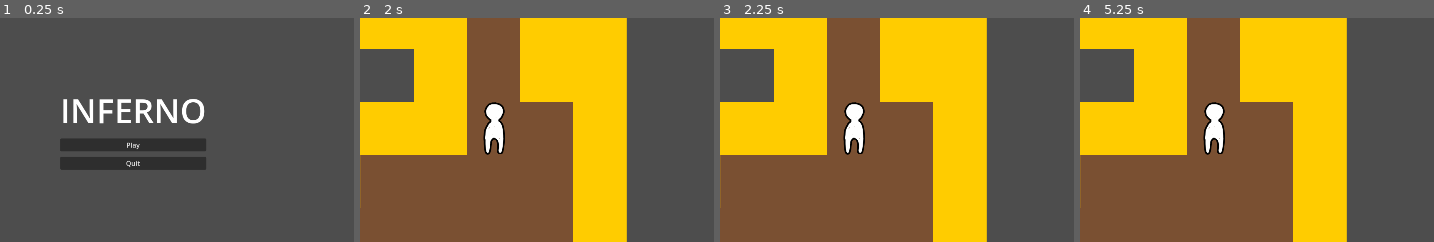
Above: before the commit, frames 1-4 (left to right).
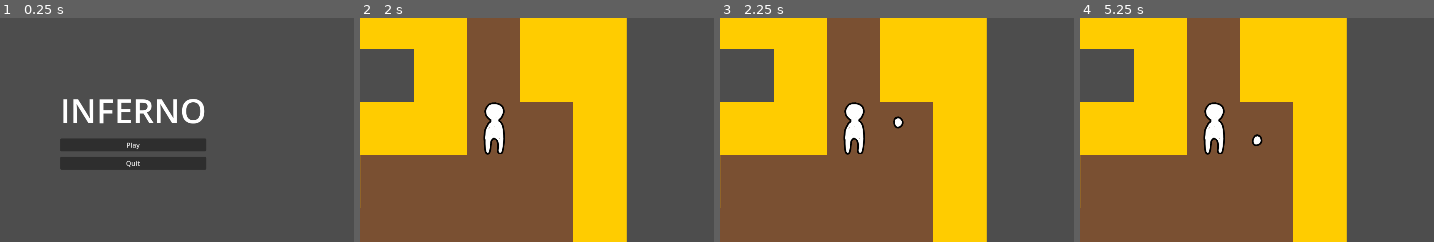
Above: after the commit, the same moments.

Repository: wpuerner/inferno
Game: Godot game, scene res://scenes/main_menu.tscn
The game is run twice, just before and just after one commit, with the same random seed, the same clock (stepped at 60 frames per second) and the same inputs.
Inputs (mouse positions are % of the whole screen's width and height, from its top left):
- Up to frame 1 (0.25 s): no input
- Up to frame 2 (2 s): click "Play" at 0.5 s; click "READY" at 1.25 s
- Up to frame 3 (2.25 s): tap Enter at 2 s; move the mouse to (81, 45) at 2.02 s; press the mouse at (81, 45) at 2.03 s
- Up to frame 4 (5.25 s): tap Space at 2.75, 4.25 s; move the mouse to (34, 55) at 2.77 s; release the mouse at (34, 55) at 2.78 s; click (34, 55) at 2.85 s; tap Enter at 3.5, 5 s; move the mouse to (68, 28) at 3.52 s; press the mouse at (68, 28) at 3.53 s; move the mouse to (51, 70) at 4.27 s; release the mouse at (51, 70) at 4.28 s; click (51, 70) at 4.35 s; move the mouse to (90, 65) at 5.02 s; press the mouse at (90, 65) at 5.03 s
The pictures show only the part of the screen within x 38-88%, y 25-75%; the shares and areas given below are measured in that part.

Frames 1-2 are identical in both runs. In frame 3, 0.1% of the frame differs, in the area x 48-52%, y 43-50%; in frame 4, 0.1%.

Commit message:
refactor bullet spawning

Diff:
--- a/project.godot
+++ b/project.godot
@@ -58,6 +58,12 @@
 ]
 }
 
+[layer_names]
+
+2d_physics/layer_1="player"
+2d_physics/layer_2="enemies"
+2d_physics/layer_3="environment"
+
 [physics]
 
 2d/default_gravity=0.0
--- a/scenes/environment/level/level.tscn
+++ b/scenes/environment/level/level.tscn
@@ -101,7 +101,8 @@
 
 [sub_resource type="TileSet" id="TileSet_67fqo"]
 tile_size = Vector2i(128, 128)
-physics_layer_0/collision_layer = 1
+physics_layer_0/collision_layer = 4
+physics_layer_0/collision_mask = 3
 sources/1 = SubResource("TileSetAtlasSource_kfp3a")
 sources/2 = SubResource("TileSetAtlasSource_pe5dn")
 
--- a/scenes/handlers/bullet_handler.gd
+++ b/scenes/handlers/bullet_handler.gd
@@ -36,9 +36,7 @@
 	mana_handler.decrease_mana(mana_cost)
 	var bullet = preload("res://scenes/objects/bullet/bullet.tscn").instantiate()
 	add_child(bullet)
-	bullet.global_position = player.global_position
-	var angle = rng.randf_range(-spread_angle / 2, spread_angle / 2)
-	bullet.global_rotation = player.global_position.angle_to_point(get_viewport().get_mouse_position()) + deg_to_rad(angle)
+	bullet.init(player.global_position)
 
 func _reset():
 	spread_angle = 0
--- a/scenes/objects/bullet/bullet.tscn
+++ b/scenes/objects/bullet/bullet.tscn
@@ -5,22 +5,21 @@
 [sub_resource type="GDScript" id="GDScript_slh0c"]
 script/source = "extends Area2D
 
-var bounds: Rect2
 var speed: float = 600
 
-func _ready():
-	bounds = get_viewport_rect().grow(20)
+func init(position: Vector2):
+	global_position = position
+	global_rotation = global_position.angle_to_point(get_global_mouse_position())
 
 func _physics_process(delta: float):
-	if !bounds.has_point(global_position): queue_free()
 	global_position += delta * Vector2(speed, 0).rotated(global_rotation)
 
 func _on_body_entered(body):
-	if body.health_attribute: body.health_attribute.apply_damage(20)
+	if \"health_attribute\" in body: body.health_attribute.apply_damage(20)
 	queue_free()
 
 func _on_area_entered(area):
-	if area.health_attribute: area.health_attribute.apply_damage(20)
+	if \"health_attribute\" in area: area.health_attribute.apply_damage(20)
 	queue_free()
 "
 
@@ -29,7 +28,7 @@
 
 [node name="Bullet" type="Area2D"]
 collision_layer = 0
-collision_mask = 2
+collision_mask = 6
 script = SubResource("GDScript_slh0c")
 
 [node name="Sprite2D" type="Sprite2D" parent="."]
--- a/scenes/player/player.tscn
+++ b/scenes/player/player.tscn
@@ -31,6 +31,7 @@
 height = 124.0
 
 [node name="Player" type="CharacterBody2D"]
+collision_mask = 5
 motion_mode = 1
 script = SubResource("GDScript_4kpq3")
 
